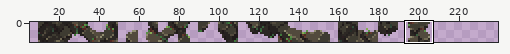
Edited in one commit: sprite sheet (Assets/Tiles/stone_tileset.png). The picture above shows the old version from afar; the outline marks the close-up.
Close-up. Earlier state:
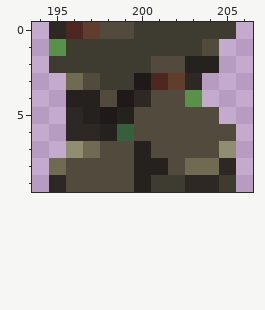
The file is 210x10 pixels. Colours within 5 levels of each other are drawn and written as one. Shown: x 194..206, y 0..9. The old version is drawn lined up with the new one, on the new canvas. The wide view leaves out empty margins. The commit also changed other parts of the picture, which this record leaves out.
Now the later version:
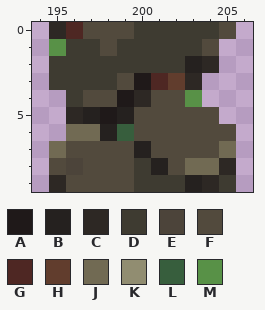
Palette (. is transparent): A #1f1919  B #25211f  C #2d2824  D #3e3b31  E #4c443a  F #524a3d  G #4e2723  H #613d2d  J #716a53  K #918d71  L #375e3d  M #589147
Edits made:
canvas 210x10 -> 240x10
Colour B replaces colour C in row 9 at x 203.
Colour C replaces colour B in row 2 at x 204.
Colour D is added in row 3 at x 195.
Colour D replaces colour B in row 4 at x 196; in rows 8 to 9 at x 200.
Colour D replaces colour F in row 2 at x 201 to 202; in row 3 at x 197.
Colour D replaces colour J in row 3 at x 196.
Colour E replaces colour F in row 8 at x 196.
Colour F replaces colour B in row 4 at x 197.
Colour F replaces colour D in row 0 at x 205; in row 1 at x 198; in row 3 at x 199.
Colour F replaces colour H in row 0 at x 197.
Colour F replaces colour J in row 7 at x 197; in row 8 at x 195.
Colour F replaces colour K in row 7 at x 196.
Colour J is added in row 7 at x 195.
Colour J replaces colour C in row 6 at x 196 to 197.
Colour J replaces colour K in row 7 at x 205.
Where, in picture pixels (left, top, right, bottom), the same in both close-ups:
changed: (49, 22, 236, 192)
